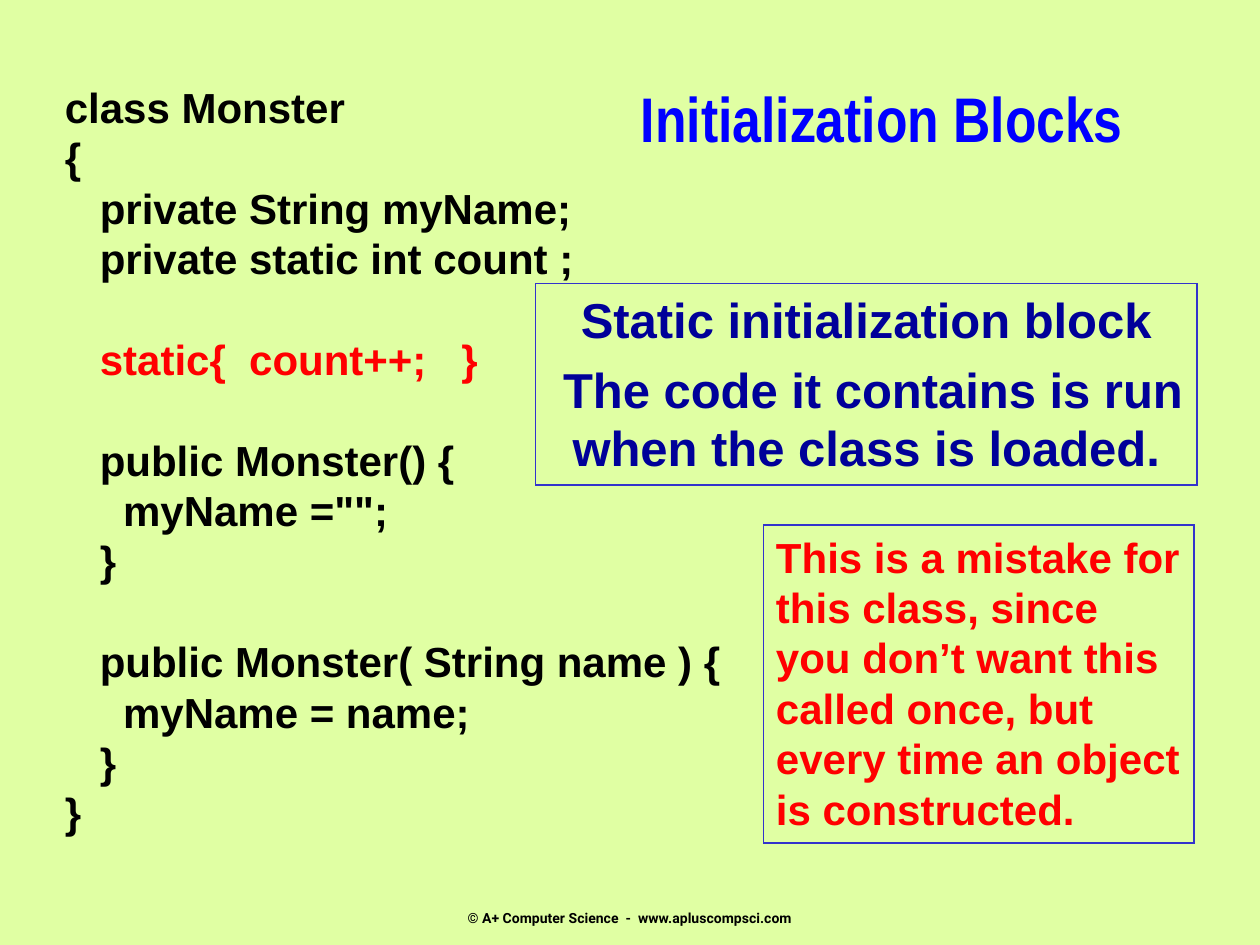
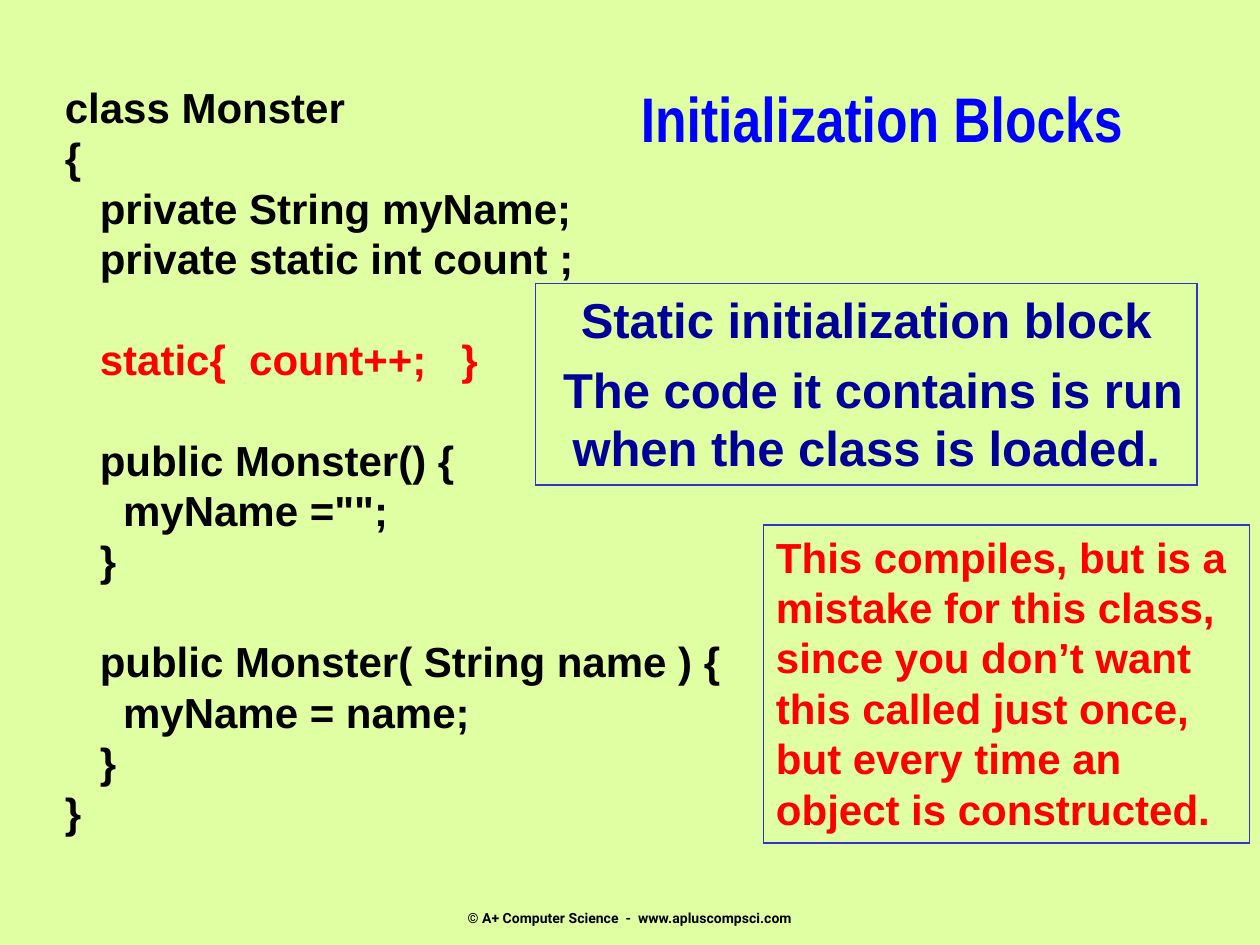
Before and after one commit to Cy-FairCS/cs3, a slide deck: slide 6 of u04b_abstractClasses/notes/_abstract_classes - Day 2.pptx. Drawn at 1260x945 pixels with LibreOffice and Linux fonts; fonts in the diff are those of the drawing. Boxes give left, top, right and bottom in pixels: in the first picture for what was removed or moved away, otherwise in the second. Text is boxed around its words. In the diff, an @@ line names an element or a change of style, - is before the commit and + after.

```diff
--- a/u04b_abstractClasses/notes/_abstract_classes - Day 2.pptx
+++ b/u04b_abstractClasses/notes/_abstract_classes - Day 2.pptx
@@ rectangle "This compiles, but is a ...": place and size @@
-rectangle "This compiles, but is a ..." at (764, 525, 1194, 843)
+rectangle "This compiles, but is a ..." at (764, 525, 1250, 843)
@@ text in rectangle at (776, 542, 1226, 833): text changed @@
-This is a mistake for this class, since you don’t want this called once, but every time an object is constructed.
+This compiles, but is a mistake for this class, since you don’t want this called just once, but every time an object is constructed.
```
Also in this commit, not shown: 8 other slides changed, 1 slide removed.
